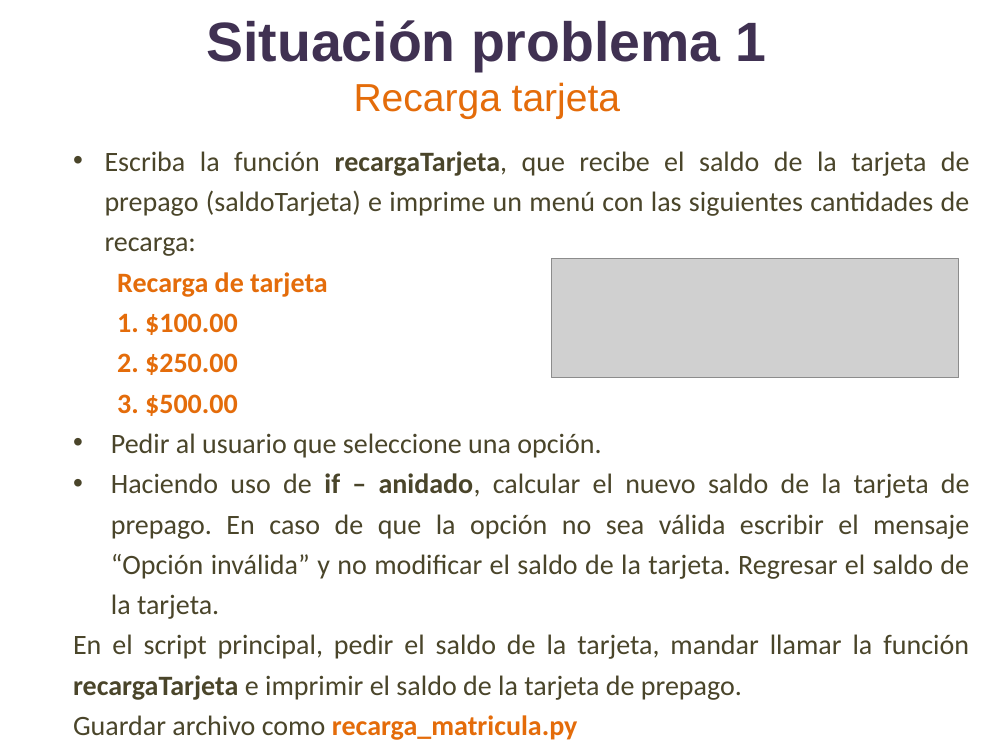
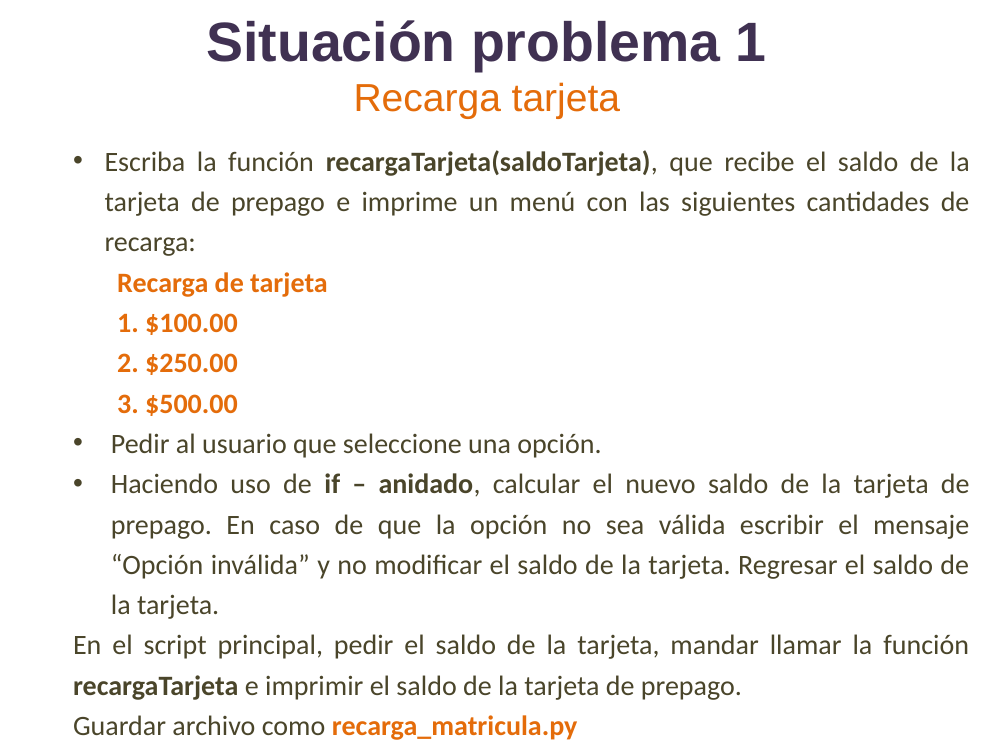
Before and after one commit to lizetheP/PensamientoC, a slide deck: slide 18 of Calendario2019/Presentaciones/Semana2/SITUACION1_F.pptx (slide 13 before the commit). Drawn at 1008x756 pixels with LibreOffice and Linux fonts; fonts in the diff are those of the drawing; grey boxes stand for pictures. Boxes give left, top, right and bottom in pixels: in the first picture for what was removed or moved away, otherwise in the second. Text is boxed around its words. In the diff, an @@ line names an element or a change of style, - is before the commit and + after.

```diff
--- a/Calendario2019/Presentaciones/Semana2/SITUACION1_F.pptx
+++ b/Calendario2019/Presentaciones/Semana2/SITUACION1_F.pptx
@@ text at (105, 150, 970, 256): text changed @@
-  • Escriba la función recargaTarjeta, que recibe el saldo de la tarjeta de prepago (saldoTarjeta) e imprime un menú con las siguientes cantidades de recarga:
+  • Escriba la función recargaTarjeta(saldoTarjeta), que recibe el saldo de la tarjeta de prepago e imprime un menú con las siguientes cantidades de recarga:
@@ picture removed at (551, 258, 959, 378) @@
```
Also in this commit, not shown: 7 other slides changed, 5 slides added, 1 other file.
